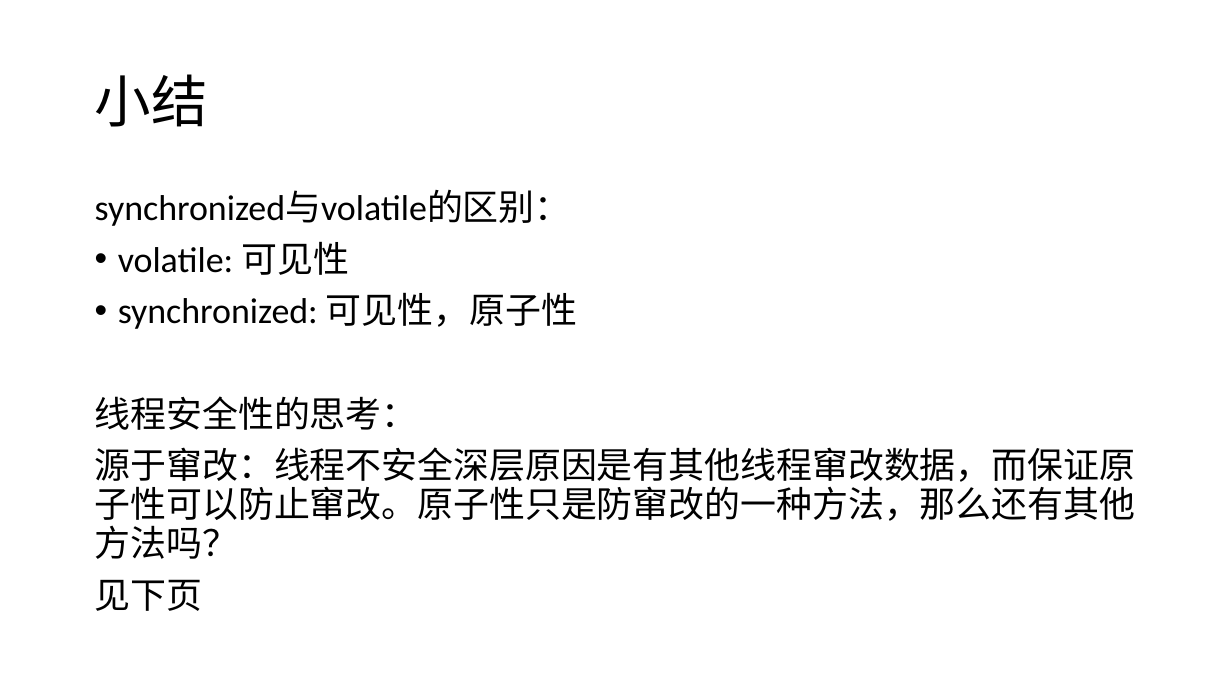
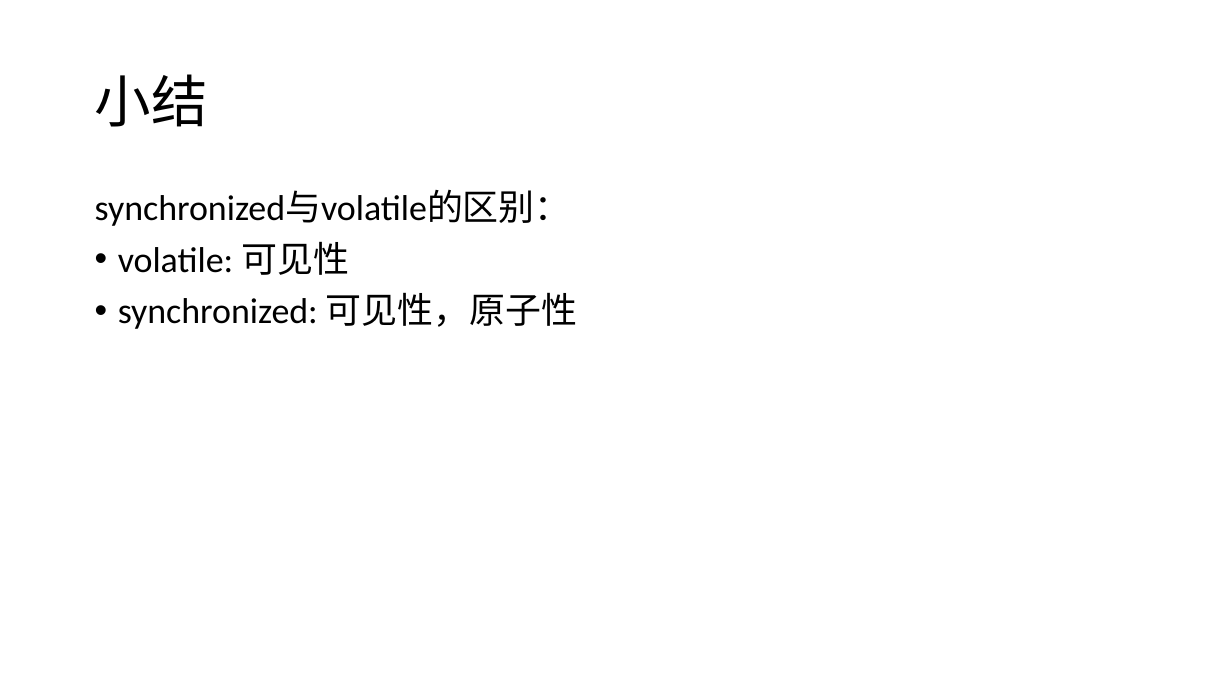
Before and after one commit to GerogeLeon/multithread_demo, a slide deck: slide 17 of JAVA并发编程.pptx (slide 13 before the commit). Drawn at 1232x693 pixels with LibreOffice and Linux fonts; fonts in the diff are those of the drawing. Boxes give left, top, right and bottom in pixels: in the first picture for what was removed or moved away, otherwise in the second. Text is boxed around its words. In the diff, an @@ line names an element or a change of style, - is before the commit and + after.

```diff
--- a/JAVA并发编程.pptx
+++ b/JAVA并发编程.pptx
@@ text at bbox=[95, 396, 1136, 611]: paragraphs removed @@
-线程安全性的思考：
-源于窜改：线程不安全深层原因是有其他线程窜改数据，而保证原子性可以防止窜改。原子性只是防窜改的一种方法，那么还有其他方法吗？
-见下页
```
Also in this commit, not shown: 4 other slides changed, 2 slides added, 1 slide removed, 5 other files.
